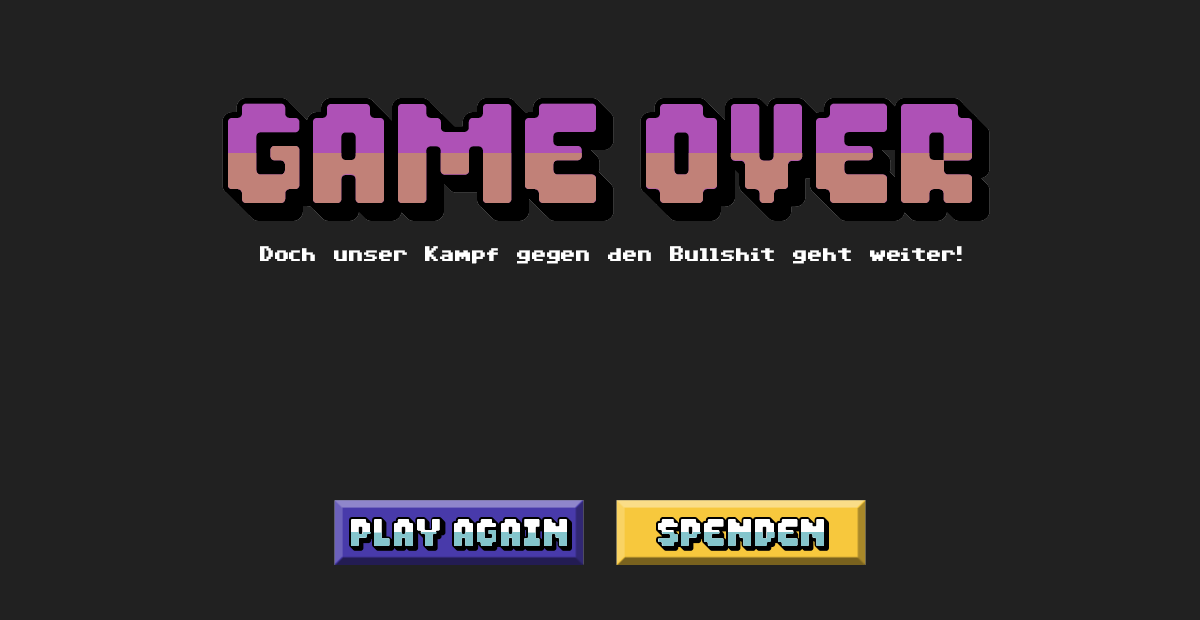
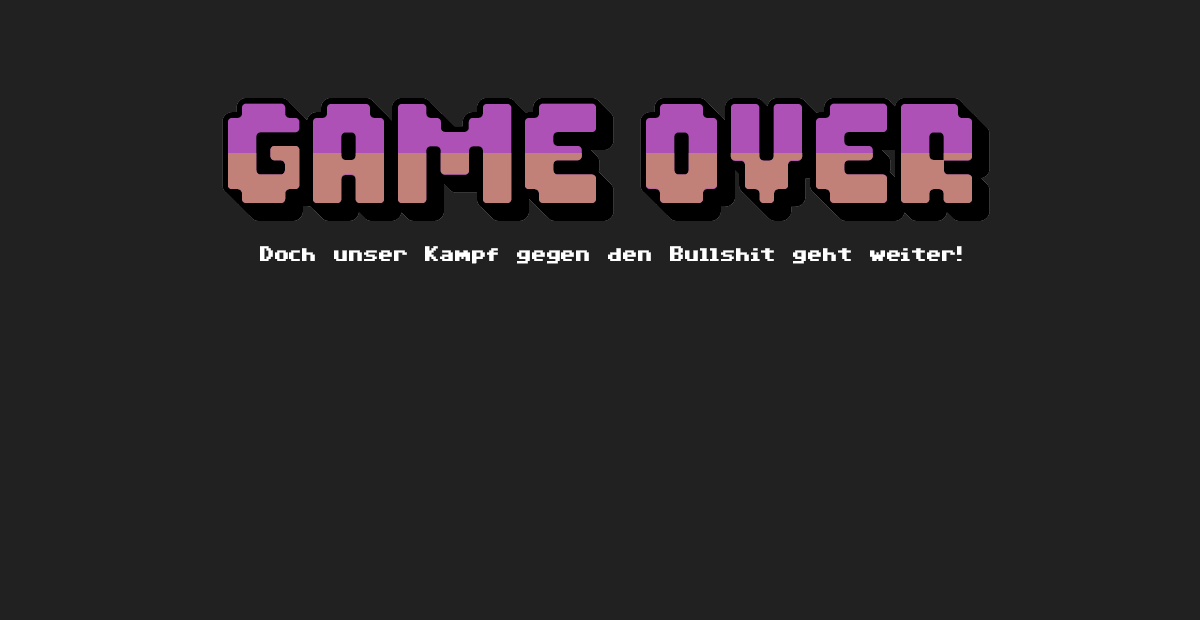
Revision of a layered 1200 x 620 image; what changed, layer by layer:
painted on "Layer 1" over (x1=334, y1=500, x2=866, y2=565)
